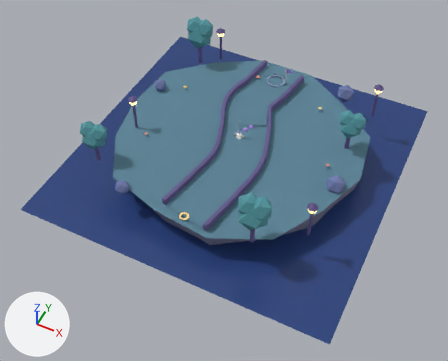
The glTF model ui/3d/minigolf/course-17.glb as it was, and as the next commit left it.
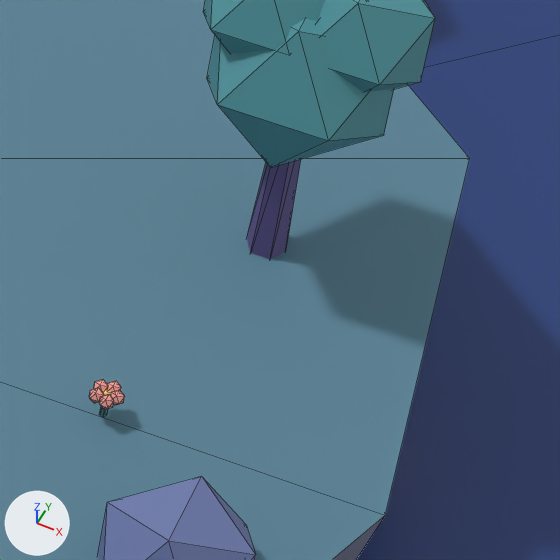
The first picture shows the older version from a 50 mm camera at (7.3, -15.94, 17.01) aimed at (0.13, -1.6, -0.91). The close-ups show the older and then the newer version on the part from 70% to 85% of the width and 33% to 51% of the height of that picture. Only the edits that show in the close-ups are written down. Arrows for +X, +Y and +Z are at lower left; the lights stay in place. The close-ups show mesh edges as thin lines.

The scene before the commit, as lines of its bpy script (objects in view):
```python
me_faceted_canopy_mesh_128 = bpy.data.meshes.new('faceted-canopy-mesh.128')
me_faceted_canopy_mesh_128.from_pydata(...)  # an icosphere of 20 faces spanning x 3.847..4.453, y 1.057..1.663, z 1.067..1.674
me_faceted_canopy_mesh_128.materials.append(mat_minigolf_leaf_night)  # cyan #50959e
me_garden_tree_trunk_mesh_042 = bpy.data.meshes.new('garden-tree-trunk-mesh.042')
me_garden_tree_trunk_mesh_042.from_pydata(...)  # a 6-sided cut cone along z (radius 0.095 at the low end, 0.06 at the high end) spanning x 3.855..4.045, y 1.218..1.382, z -0.04..1.014
me_garden_tree_trunk_mesh_042.materials.append(mat_minigolf_wood_night)  # blue #61558b
me_water_plane_mesh_016 = bpy.data.meshes.new('water-plane-mesh.016')
me_water_plane_mesh_016.from_pydata([(-6.15, -6.15, -1.15), (6.15, -6.15, -1.15), (6.15, 6.15, -1.15), (-6.15, 6.15, -1.15)], [], [(0, 1, 2), (0, 2, 3)])
me_water_plane_mesh_016.materials.append(mat_minigolf_water_night)  # blue #2c4581
ob_faceted_canopy_128 = bpy.data.objects.new('faceted-canopy.128', me_faceted_canopy_mesh_128)
ob_faceted_canopy_128.location = (0.0, 0.0, 0.0)
ob_garden_tree_trunk_042 = bpy.data.objects.new('garden-tree-trunk.042', me_garden_tree_trunk_mesh_042)
ob_garden_tree_trunk_042.location = (0.0, 0.0, 0.0)
ob_water_plane_016 = bpy.data.objects.new('water-plane.016', me_water_plane_mesh_016)
ob_water_plane_016.location = (0.0, 0.0, 0.0)
# also in view: 'faceted-rock.113' at (4.25, -0.8, 0.12); 'island-turf-edge.016' at (0.04, 0.04, -0.04); 'faceted-canopy.127' at (3.76, 1.3, 1.42); 'faceted-canopy.126' at (3.95, 1.3, 1.12)
```
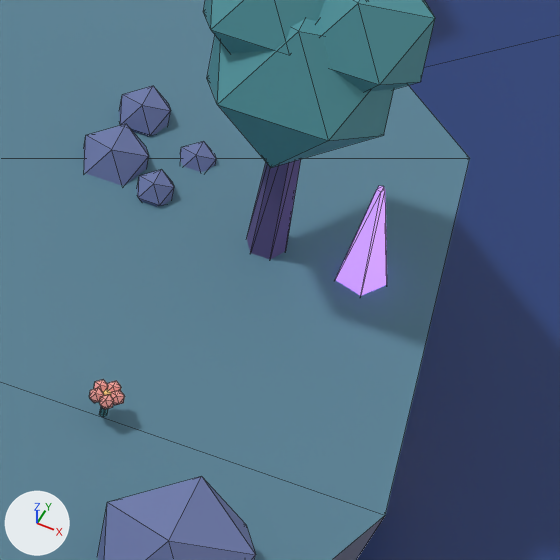
Changed parts and their boxes (x1, y1, x2, y2) in the close-ups (560 x 560 px):
'deco-shard.013', added (purple)
    after: (335, 186, 387, 296)
'deco-pebble.258', added (blue)
    after: (84, 124, 149, 186)
'deco-pebble.257', added (blue)
    after: (119, 86, 171, 136)
'deco-pebble.259', added (blue)
    after: (137, 169, 174, 206)
'deco-pebble.256', added (blue)
    after: (180, 141, 216, 172)

The change, as a diff of the scene's bpy script:
```diff
--- a/ui/3d/minigolf/course-17.glb.py
+++ b/ui/3d/minigolf/course-17.glb.py
@@ mat_minigolf_deco_shard_glow_night @@
+mat_minigolf_deco_shard_glow_night = principled_material('minigolf-deco-shard-glow-night')
+mat_minigolf_deco_shard_glow_night.base_color = (0.52, 0.28, 0.92)  # purple #bf90f6
+mat_minigolf_deco_shard_glow_night.roughness = 0.3
+mat_minigolf_deco_shard_glow_night.emission_color = (0.468, 0.252, 0.828)  # purple #b689eb
+mat_minigolf_deco_shard_glow_night.emission_strength = 1.0
@@ me_deco_shard_mesh_013 @@
+me_deco_shard_mesh_013.from_pydata(...)  # a 5-sided cut cone along z (radius 0.13 at the low end, 0.02 at the high end) spanning x 4.295..4.53, y 1.176..1.424, z -0.04..0.56
+me_deco_shard_mesh_013.materials.append(mat_minigolf_deco_shard_glow_night)  # purple #bf90f6, glowing purple #b689eb
@@ me_deco_pebble_mesh_259 @@
+me_deco_pebble_mesh_259.from_pydata(...)  # an icosphere of 20 faces spanning x 3.299..3.469, y 1.3..1.471, z -0.055..0.115
+me_deco_pebble_mesh_259.materials.append(mat_minigolf_rock_night)  # blue #6c79aa
@@ me_deco_pebble_mesh_258 @@
+me_deco_pebble_mesh_258.from_pydata(...)  # an icosphere of 20 faces spanning x 2.991..3.297, y 1.361..1.667, z -0.153..0.153
+me_deco_pebble_mesh_258.materials.append(mat_minigolf_rock_night)  # blue #6c79aa
@@ me_deco_pebble_mesh_257 @@
+me_deco_pebble_mesh_257.from_pydata(...)  # an icosphere of 20 faces spanning x 3.048..3.286, y 1.717..1.955, z -0.089..0.149
+me_deco_pebble_mesh_257.materials.append(mat_minigolf_rock_night)  # blue #6c79aa
@@ me_deco_pebble_mesh_256 @@
+me_deco_pebble_mesh_256.from_pydata(...)  # an icosphere of 20 faces spanning x 3.402..3.572, y 1.594..1.764, z -0.085..0.085
+me_deco_pebble_mesh_256.materials.append(mat_minigolf_rock_night)  # blue #6c79aa
@@ ob_deco_shard_013 @@
+ob_deco_shard_013 = bpy.data.objects.new('deco-shard.013', me_deco_shard_mesh_013)
+ob_deco_shard_013.location = (0.0, 0.0, 0.0)
@@ ob_deco_pebble_259 @@
+ob_deco_pebble_259 = bpy.data.objects.new('deco-pebble.259', me_deco_pebble_mesh_259)
+ob_deco_pebble_259.location = (0.0, 0.0, 0.0)
@@ ob_deco_pebble_258 @@
+ob_deco_pebble_258 = bpy.data.objects.new('deco-pebble.258', me_deco_pebble_mesh_258)
+ob_deco_pebble_258.location = (0.0, 0.0, 0.0)
@@ ob_deco_pebble_257 @@
+ob_deco_pebble_257 = bpy.data.objects.new('deco-pebble.257', me_deco_pebble_mesh_257)
+ob_deco_pebble_257.location = (0.0, 0.0, 0.0)
@@ ob_deco_pebble_256 @@
+ob_deco_pebble_256 = bpy.data.objects.new('deco-pebble.256', me_deco_pebble_mesh_256)
+ob_deco_pebble_256.location = (0.0, 0.0, 0.0)
```
